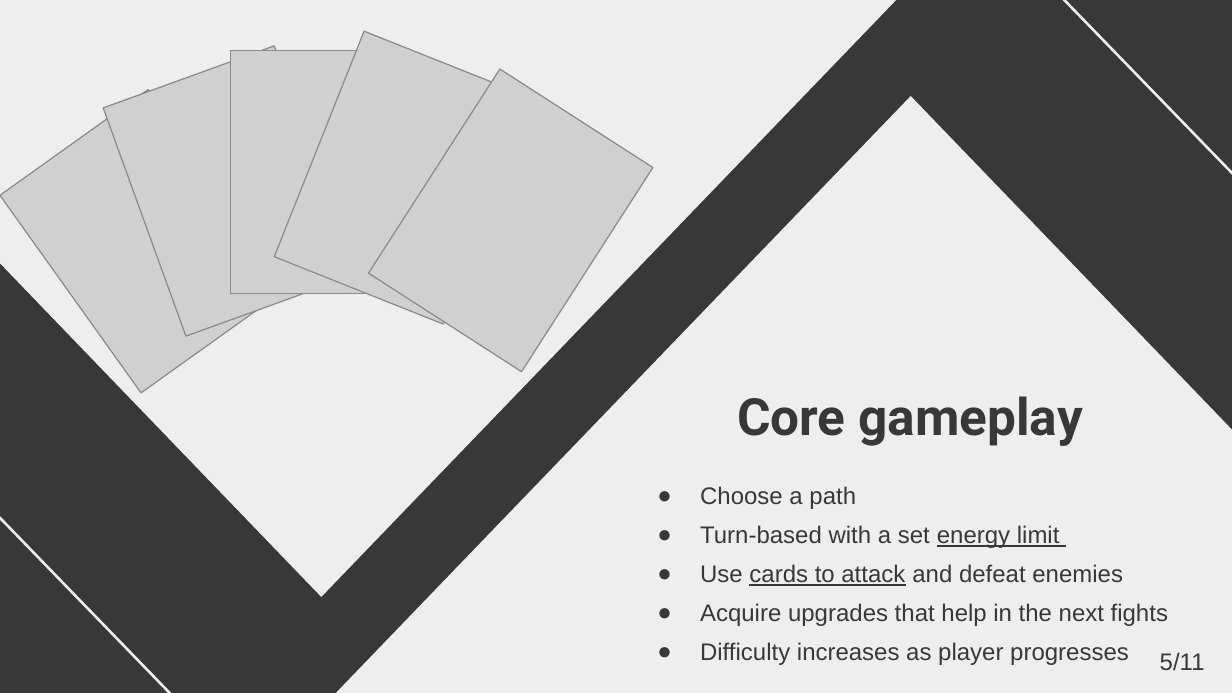
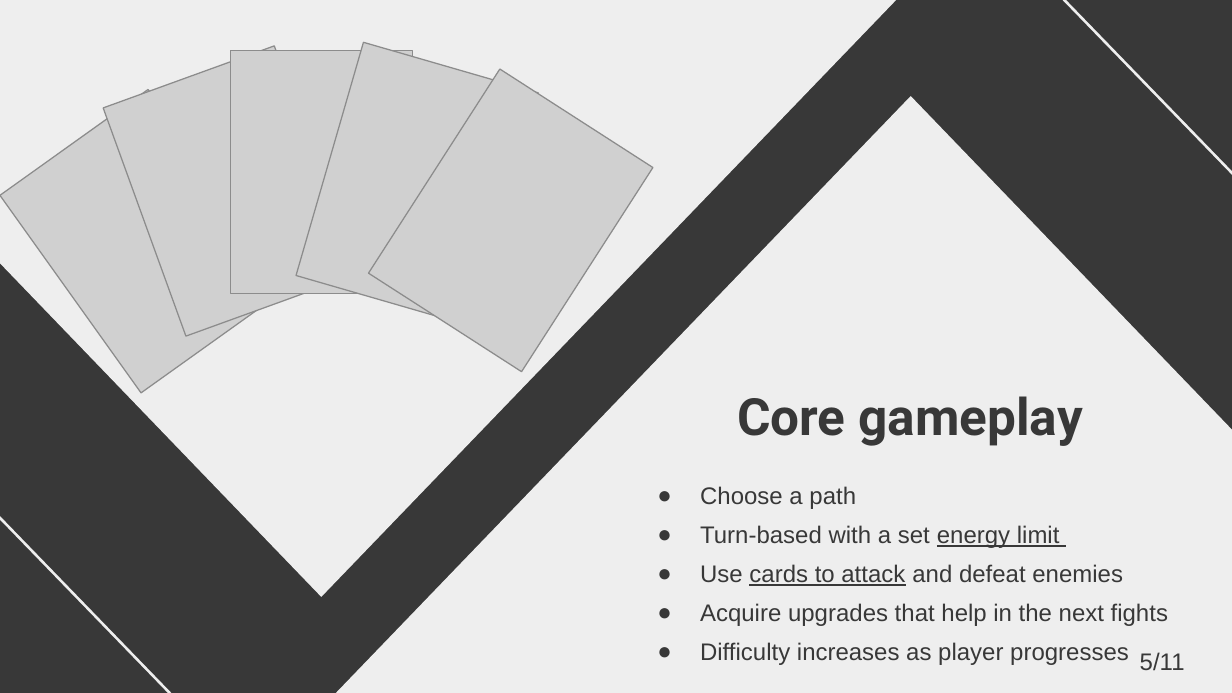
Before and after one commit to FariaXD/UnityMobileGame-FinalProject, a slide deck: slide 5 of ReportsAndOthers/Presentations/Presentation.pptx. Drawn at 1232x693 pixels with LibreOffice and Linux fonts; fonts in the diff are those of the drawing; grey boxes stand for pictures. Boxes give left, top, right and bottom in pixels: in the first picture for what was removed or moved away, otherwise in the second. Text is boxed around its words. In the diff, an @@ line names an element or a change of style, - is before the commit and + after.

```diff
--- a/ReportsAndOthers/Presentations/Presentation.pptx
+++ b/ReportsAndOthers/Presentations/Presentation.pptx
@@ picture at [296, 42, 539, 326]: rotation 21 to 16 degrees @@
@@ text "5/11": place and size @@
-text "5/11" at [1160, 652, 1205, 671]
+text "5/11" at [1140, 652, 1185, 671]
@@ text "5/11" at [1140, 652, 1185, 671]: alignment left to right @@
```
Also in this commit, not shown: 8 other slides changed, 15 other files.
